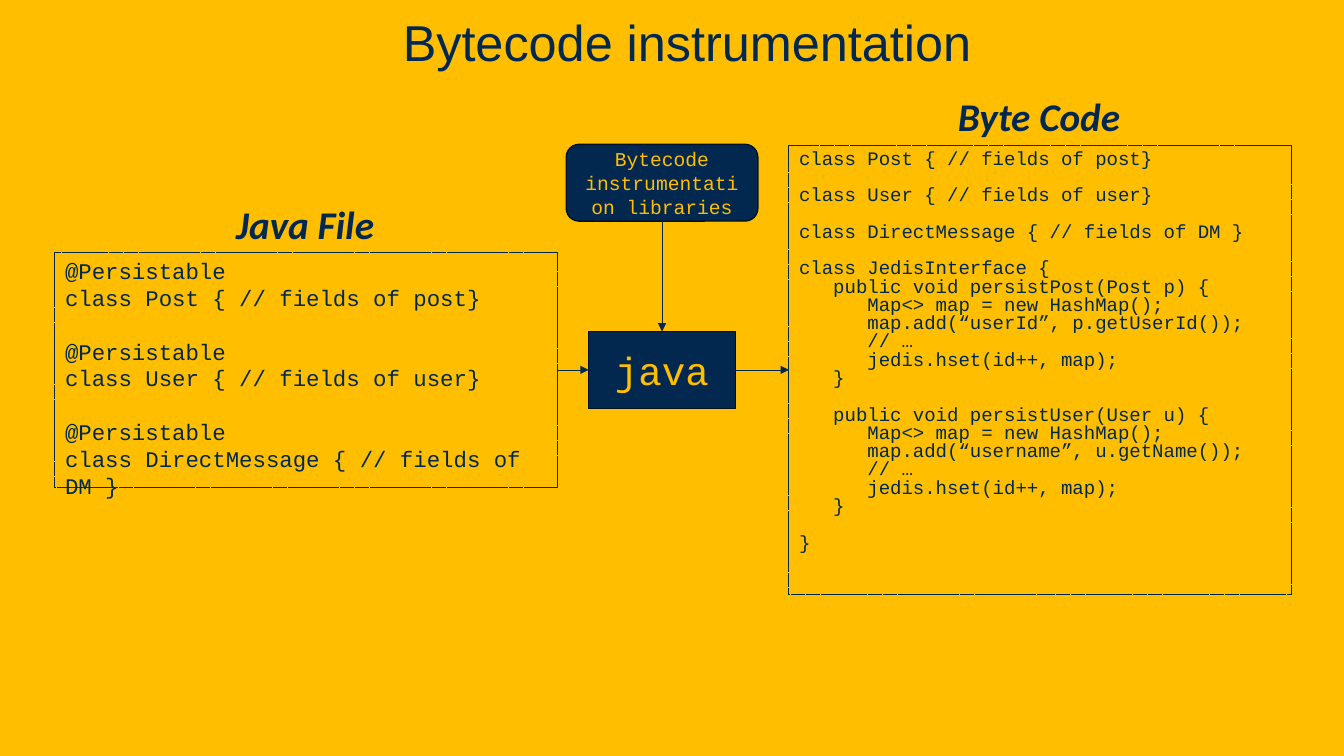
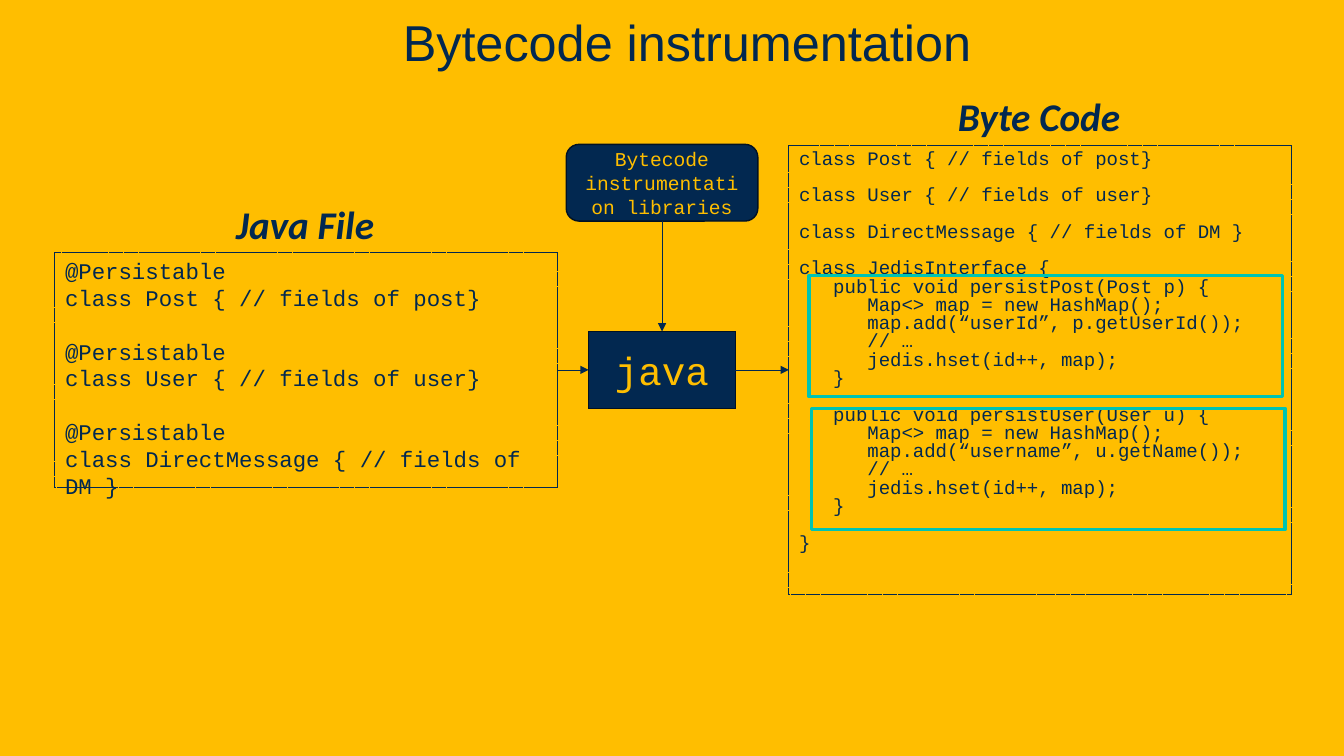
Before and after one commit to davsec-teaching/ECS_160, a slide deck: slide 67 of slides/Reflection.pptx (slide 66 before the commit). Drawn at 1344x756 pixels with LibreOffice and Linux fonts; fonts in the diff are those of the drawing; background and template pictures are left out. Boxes give left, top, right and bottom in pixels: in the first picture for what was removed or moved away, otherwise in the second. Text is boxed around its words. In the diff, an @@ line names an element or a change of style, - is before the commit and + after.

```diff
--- a/slides/Reflection.pptx
+++ b/slides/Reflection.pptx
@@ rectangle added at (809,275,1282,396), outline #00C4B2 2.5 pt @@
@@ rectangle added at (812,408,1286,529), outline #00C4B2 2.5 pt @@
```
Also in this commit, not shown: 16 other slides changed, 1 other file.
